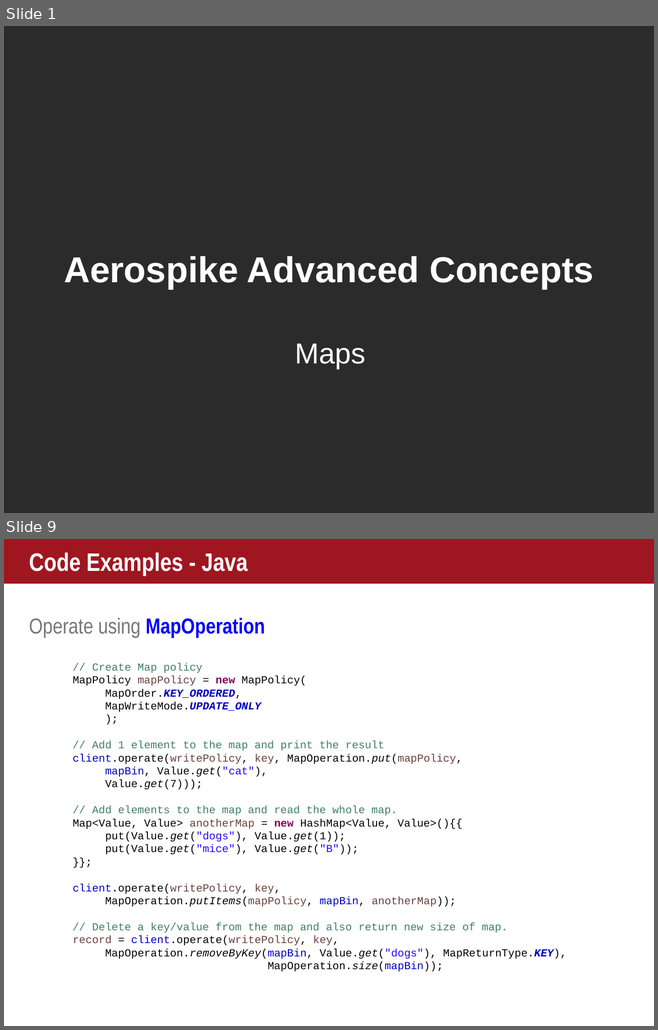
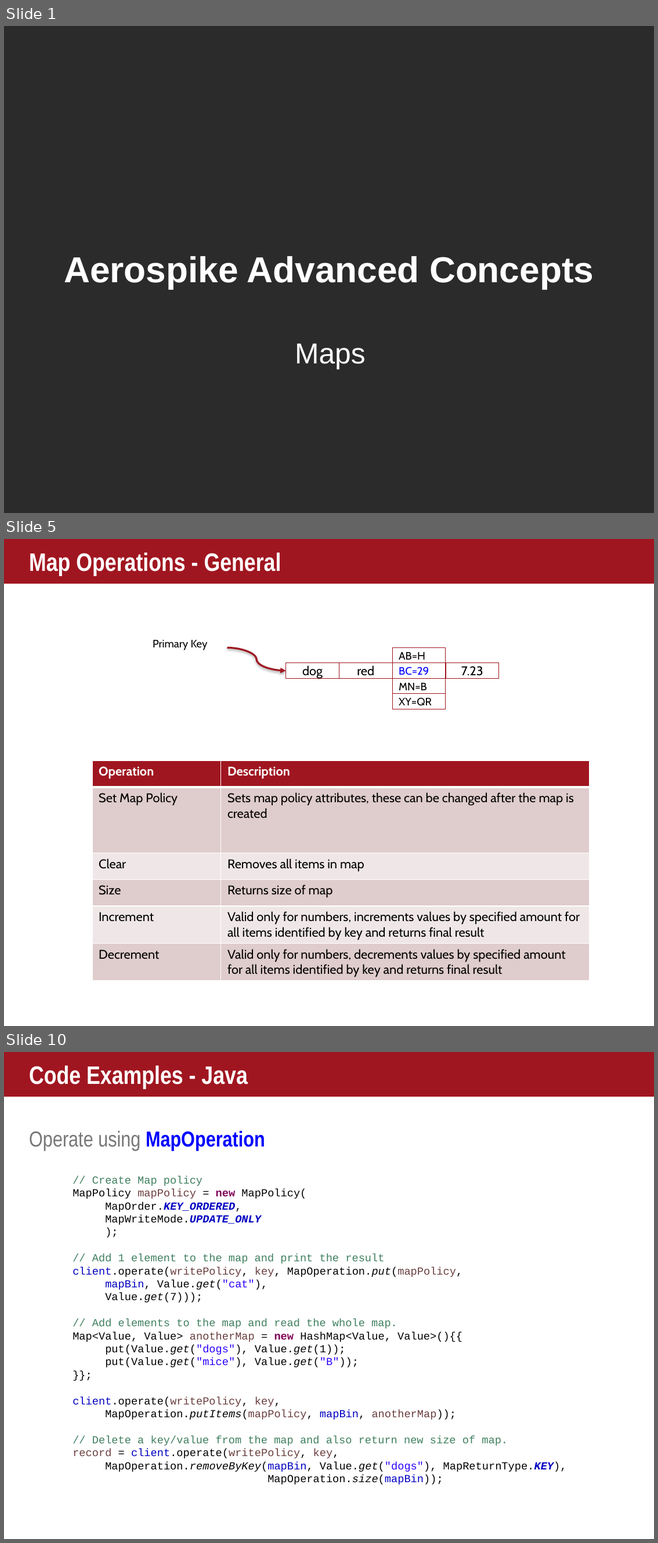
Before and after one commit to helipilot50/aerospike-advanced-concepts, a slide deck: maps/courseware/Maps.pptx. Shown one above the other, each under a label of ours: slides 1 and 9 before the commit, slides 1, 5 and 10 after it; the slides between them are not shown. The pictures are 658x1030 and 658x1543 pixels, drawn with LibreOffice and Linux fonts; fonts in the diff are those of the drawing; background and template pictures are left out; a plain dark background stands for a picture behind light text. Boxes give left, top, right and bottom in pixels: in the first picture for what was removed or moved away, otherwise in the second. Text is boxed around its words. In the diff, an @@ line names an element or a change of style, - is before the commit and + after.

```diff
--- a/maps/courseware/Maps.pptx
+++ b/maps/courseware/Maps.pptx
@@ slide 5 added at box(4, 539, 654, 1026), background #FFFFFF; not listed: 1 template element that a slide beside it also shows @@
@@ title added at box(23, 541, 622, 582), fill #A01620, 28 pt, text #FFFFFF, bold @@
+Map Operations - General
@@ group added at box(152, 640, 498, 709): 7 rectangles, 1 curved arrow, 1 text @@
+dog
+7.23
+BC=29
+MN=B
+red
+AB=H
+XY=QR
+Primary Key
@@ table added at box(92, 761, 589, 980), 6 rows, 2 columns @@
+Operation | Description
+Set Map Policy | Sets map policy attributes, these can be changed after the map is created
+Clear | Removes all items in map
+Size | Returns size of map
+Increment | Valid only for numbers, increments values by specified amount for all items identified by key and returns final result
+Decrement | Valid only for numbers, decrements values by specified amount for all items identified by key and returns final result
@@ what was slide 9 is now slide 10 @@
```
Also in this commit, not shown: 6 slides changed, 2 other slides added, 2 slides removed, 2 other files.
